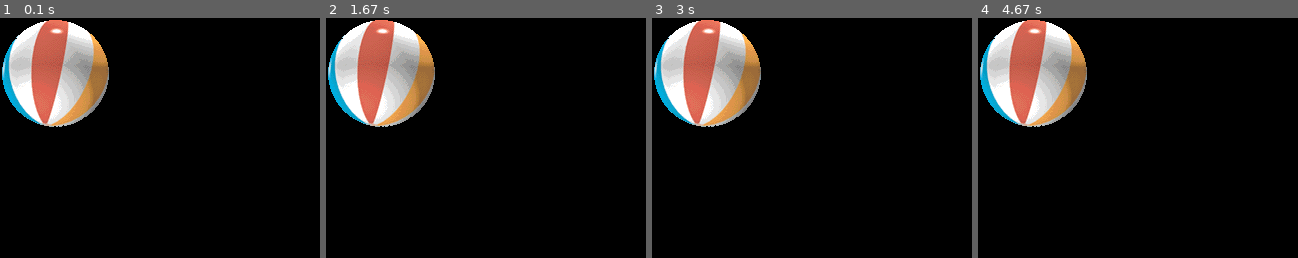
Above: before the commit, frames 1-4 (left to right).
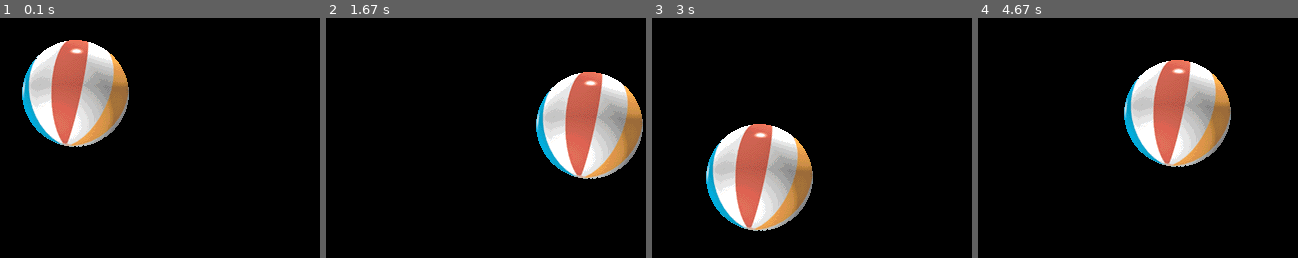
Above: after the commit, the same moments.

Repository: jkarstin/jadacore-pygame
Game: pygame game, started from main.py
The game is run twice, just before and just after one commit, with the same random seed, the same clock (stepped at 60 frames per second) and the same inputs.
Inputs:
- Up to frame 1 (0.1 s): no input
- Up to frame 2 (1.67 s): no input
- Up to frame 3 (3 s): no input
- Up to frame 4 (4.67 s): no input

The runs differ from the first frame. In frame 1, 15% of the frame differs, in the area x 0-41%, y 0-54%; in frame 2, 23%, in the area x 0-100%, y 0-68%; in frame 3, 23%; in frame 4, 23%.

Commit message:
Fixed minor change in ball movement

Diff:
--- a/main.py
+++ b/main.py
@@ -32,7 +32,7 @@
         for event in pygame.event.get():
             if event.type == pygame.QUIT: return EXIT_SUCCESS
 
-        ballrect = ballrect.move(0.25, 0.25)
+        ballrect = ballrect.move(speed)
         if ballrect.left < 0 or ballrect.right > width:
             speed[0] = -speed[0]
         if ballrect.top < 0 or ballrect.bottom > height:
